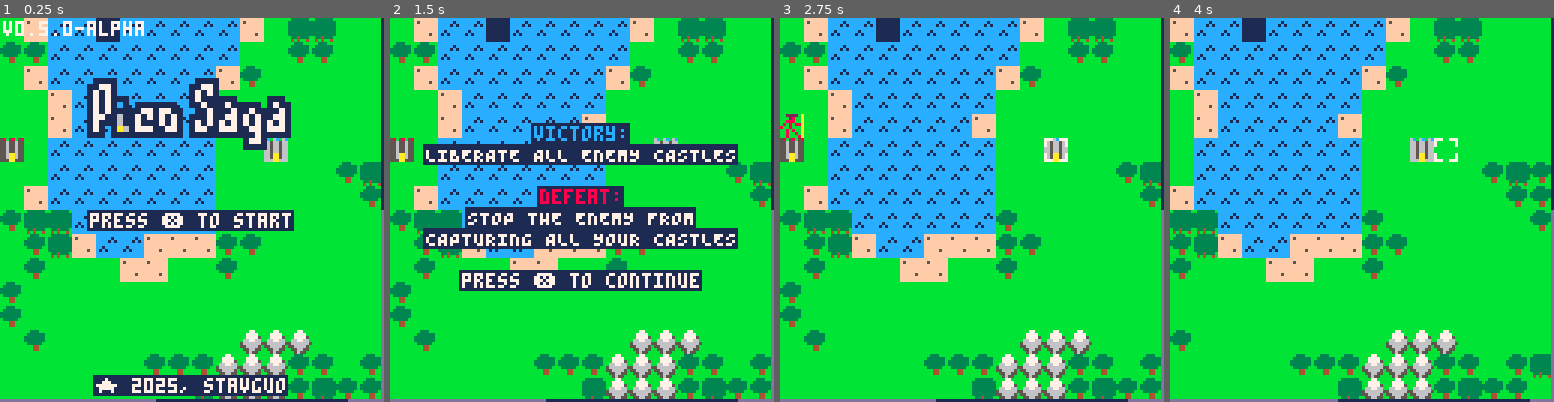
Above: before the commit, frames 1-4 (left to right).
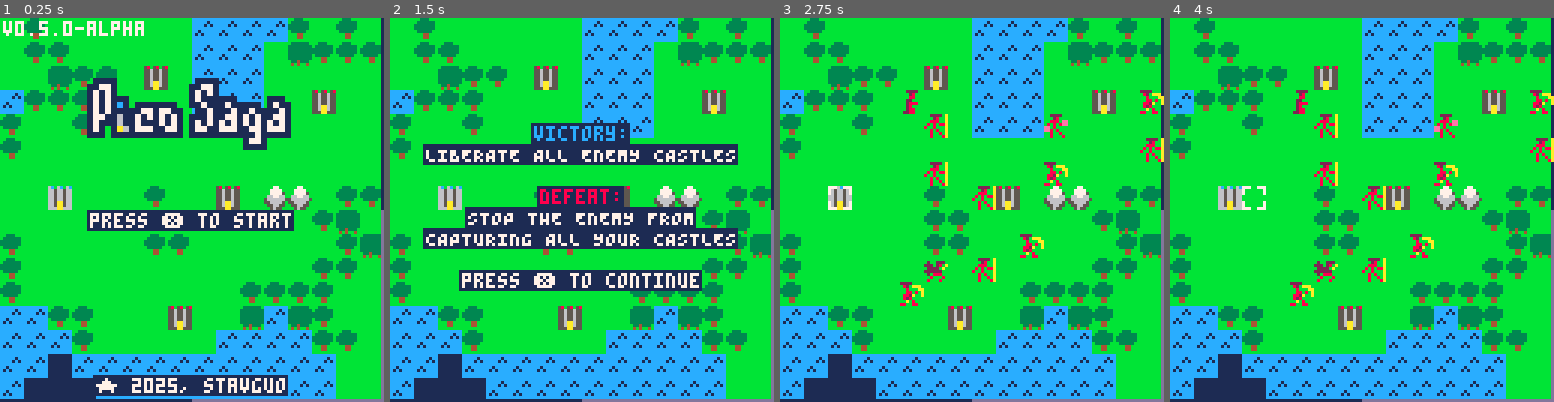
Above: after the commit, the same moments.

Repository: stavguo/pico-saga
Game: PICO-8 cartridge ftrpg.p8
The game is run twice, just before and just after one commit, with the same random seed, the same clock (stepped at 60 frames per second) and the same inputs.
Inputs:
- Up to frame 1 (0.25 s): no input
- Up to frame 2 (1.5 s): tap O (Z key) at 0.33, 0.7, 1.43 s; tap X (X key) at 1.07 s
- Up to frame 3 (2.75 s): hold Left 1.97-2.37 s; tap X (X key) at 2.07, 2.4, 2.73 s; tap O (Z key) at 2.22 s; hold Down from 2.42 s (still down)
- Up to frame 4 (4 s): release Down at 2.82 s; hold Right 2.87-3.53 s; tap X (X key) at 3.07, 3.4, 3.73 s; tap O (Z key) at 3.1, 3.98 s; hold Up from 3.58 s (still down)

The runs differ from the first frame. In frame 1, 48% of the frame differs, in the area x 0-100%, y 0-100%; in frame 2, 47%; in frame 3, 59%; in frame 4, 62%.

Commit message:
Made map width variable and removed sand

Diff:
--- a/ftrpg.p8
+++ b/ftrpg.p8
@@ -12,14 +12,14 @@
 #include src/fsm.lua
 #include src/main.lua
 __gfx__
-77700777bbbbbbbbccccccccbb333bbbb333333bffffffff11111111bbb77bbb6cb6cb6c58b58b58111111111d1dd1d1dddddddd011110000011110a11110000
-70000007bbbbbbbbccccc1ccb333333b33333333f5ffffff11111111bb7777bb66566566556556551dddddd11d1dd1d1dddddddd001cc00a0001c00a0c10aaa0
-70000007bbbbbbbbcccc1c1c3333333b33333333ffffffff11111111bb77775b66566566556556551dddddd11d1dd1d1dddddddd00cc00a000ccc00a00c000aa
+77700777bbbbbbbbccccccccbb333bbbb333333b5ffffff511111111bbb77bbb6cb6cb6c58b58b58111111111d1dd1d1dddddddd011110000011110a11110000
+70000007bbbbbbbbccccc1ccb333333b33333333ffffffff11111111bb7777bb66566566556556551dddddd11d1dd1d1dddddddd001cc00a0001c00a0c10aaa0
+70000007bbbbbbbbcccc1c1c3333333b33333333ff5ff5ff11111111bb77775b66566566556556551dddddd11d1dd1d1dddddddd00cc00a000ccc00a00c000aa
 00000000bbbbbbbbcccccccc3333333b33333333ffffffff11111111b667766b66566566556556551dddddd11d1dd1d1ddddddddc0c00a000c0c0cca00cc0c0a
 00000000bbbbbbbbcc1cccccb33333bb33333333ffffffff111111115666666566566566556556551dddddd11d1dd1d1ddddddddccccc000c00c000a0cc1a00a
-70000007bbbbbbbbc1c1ccccbbb44bbb33333333fffff5ff111111115566665b665aa566556aa6551dddddd11d1dd1d1dddddddd00c0000000c0c00a0c1c0000
+70000007bbbbbbbbc1c1ccccbbb44bbb33333333ff5ff5ff111111115566665b665aa566556aa6551dddddd11d1dd1d1dddddddd00c0000000c0c00a0c1c0000
 70000007bbbbbbbbccccccccbbb44bbbb334333bffffffff11111111b556655b665aa566556aa6551dddddd11d1dd1d1dddddddd0cccc00000c00c0a00a0c000
-77700777bbbbbbbbccccccccbbbbbbbbb4b4bb4bffffffff11111111bb5655bb666aa666555aa555111111111d1dd1d1ddddddddcc00cc0000c000cacc00cc00
+77700777bbbbbbbbccccccccbbbbbbbbb4b4bb4b5ffffff511111111bb5655bb666aa666555aa555111111111d1dd1d1ddddddddcc00cc0000c000cacc00cc00
 11110000001111000000000000111100000000000000000000000000000000000000000000000000000000000000000000000000000000000000000000000000
 01c0a0000001c000020011100001c000000000000000000000000000000000000000000000000000000000000000000000000000000000000000000000000000
 0c000a00000cc00022201c0a00ccc0ee000000000000000000000000000000000000000000000000000000000000000000000000000000000000000000000000
--- a/src/camera.lua
+++ b/src/camera.lua
@@ -8,7 +8,7 @@
     if (csy < dt) cam_y = (cursor_pos[2] - dt) * 8
     if (csy > db) cam_y = (cursor_pos[2] - db) * 8
     -- Clamp camera to map boundaries
-    cam_x, cam_y = mid(0, cam_x, 128), mid(0, cam_y, 128)
+    cam_x, cam_y = mid(0, cam_x, 0), mid(0, cam_y, 0)
     if snap then
         camera(cam_x, cam_y)
     else
--- a/src/castle.lua
+++ b/src/castle.lua
@@ -70,20 +70,20 @@
 
 function init_castles(c)
     local sections, actual = {
-        -- Row 1 (Top)
-        { x_start = 0,  x_end = 10,  y_start = 0,  y_end = 10,  targ = {5, 5} },   -- Top-Left
-        { x_start = 11, x_end = 20,  y_start = 0,  y_end = 10,  targ = {15, 5} },  -- Top-Middle
-        { x_start = 21, x_end = 31,  y_start = 0,  y_end = 10,  targ = {26, 5} },  -- Top-Right
+        -- Top row (y: 0-4)
+        {x_start=0, x_end=4, y_start=0, y_end=4, targ={2, 2}},    -- Top-left
+        {x_start=5, x_end=10, y_start=0, y_end=4, targ={7, 2}},   -- Top-center
+        {x_start=11, x_end=15, y_start=0, y_end=4, targ={13, 2}}, -- Top-right
 
-        -- Row 2 (Middle)
-        { x_start = 0,  x_end = 10,  y_start = 11, y_end = 20,  targ = {5, 15} },  -- Mid-Left
-        { x_start = 11, x_end = 20,  y_start = 11, y_end = 20,  targ = {15, 15} }, -- Center
-        { x_start = 21, x_end = 31,  y_start = 11, y_end = 20,  targ = {26, 15} }, -- Mid-Right
+        -- Middle row (y: 5-10)
+        {x_start=0, x_end=4, y_start=5, y_end=10, targ={2, 7}},    -- Mid-left
+        {x_start=5, x_end=10, y_start=5, y_end=10, targ={7, 7}},  -- Center
+        {x_start=11, x_end=15, y_start=5, y_end=10, targ={13, 7}},-- Mid-right
 
-        -- Row 3 (Bottom)
-        { x_start = 0,  x_end = 10,  y_start = 21, y_end = 31,  targ = {5, 26} },  -- Bottom-Left
-        { x_start = 11, x_end = 20,  y_start = 21, y_end = 31,  targ = {15, 26} }, -- Bottom-Middle
-        { x_start = 21, x_end = 31,  y_start = 21, y_end = 31,  targ = {26, 26} }, -- Bottom-Right
+        -- Bottom row (y: 11-15)
+        {x_start=0, x_end=4, y_start=11, y_end=15, targ={2, 13}},  -- Bottom-left
+        {x_start=5, x_end=10, y_start=11, y_end=15, targ={7, 13}},-- Bottom-center
+        {x_start=11, x_end=15, y_start=11, y_end=15, targ={13, 13}}-- Bottom-right
         -- { x_start = 0, x_end = 15, y_start = 0, y_end = 15, targ = {0,0} },
         -- { x_start = 16, x_end = 31, y_start = 0, y_end = 15, targ = {31,0} },
         -- { x_start = 0, x_end = 15, y_start = 16, y_end = 31, targ = {0,31} },
--- a/src/fsm.lua
+++ b/src/fsm.lua
@@ -69,7 +69,7 @@
                         change_state("move_unit", {unit=selected_unit, cursor=cursor, start=cursor})
                     end
                 else
-                    cursor, ui = update_cursor(cursor, 31, 31), {}
+                    cursor, ui = update_cursor(cursor, MAP_W - 1, MAP_W - 1), {}
                 end
             end
 
@@ -189,7 +189,7 @@
         update = function()
             local old_cursor = cursor
 
-            cursor = update_cursor(cursor, 31, 31)
+            cursor = update_cursor(cursor, MAP_W - 1, MAP_W - 1)
 
             if not traversable_tiles[cursor] then
                 cursor = old_cursor
@@ -201,7 +201,7 @@
             if btnp(4) then
                 local unit_at_tile = units[cursor]
                 if map_get(cursor) < 6 and not unit_at_tile or unit_at_tile == selected_unit then
-                    change_state("action_menu", {unit=selected_unit, cursor=cursor})
+                    change_state("action_menu", {unit=selected_unit, cursor=cursor, start=start})
                 end
             elseif btnp(5) then
                 change_state("overworld", {cursor=cursor})
@@ -219,7 +219,7 @@
     local ui, cursor, selected_unit, start, enemy_positions, c_idx
     return {
         enter = function(p)
-            selected_unit, cursor, start, ui = p.unit, p.cursor, p.cursor, {}
+            selected_unit, cursor, start, ui = p.unit, p.cursor, p.start, {}
             enemy_positions = get_tiles_within_distance(cursor, selected_unit.Atr, function (idx)
                 local unit = units[idx]
                 return unit and unit.team == "enemy"
@@ -271,7 +271,7 @@
         update = function()
             ui = {}
 
-            cursor = update_cursor(cursor, 31, 31)
+            cursor = update_cursor(cursor, MAP_W - 1, MAP_W - 1)
             update_camera(cursor)
 
             if attackable_units[cursor] then
--- a/src/globals.lua
+++ b/src/globals.lua
@@ -1,9 +1,11 @@
+MAP_W = 16
+
 TERRAIN_TYPES = {
     [1] = "plains", -- PLAINS
     [2] = "shoal" , -- SHOAL
     [3] = "forest" , -- FOREST
     [4] = "thicket" , -- THICKET
-    [5] = "sand" , -- SAND
+    [5] = "road" , -- ROAD
     [6] = "sea", -- Sea
     [7] = "cliff", -- Mountain
 }
@@ -13,7 +15,7 @@
     [3] = 2 , -- FOREST
     [4] = 4 , -- THICKET
     [2] = 4 , -- SHOAL
-    [5] = 2 , -- SAND
+    [5] = 0.5 , -- ROAD
 }
 
 -- Terrain Effects on Hit Rate
@@ -21,22 +23,24 @@
     [3] = 20, -- Forest
     [4] = 30, -- Thicket
     [2] = 10,  -- Shoal
-    [5] = 5,  -- Sand
+    [5] = -10,  -- Road
     [6] = 20, -- Sea
     [7] = 20, -- Mountain
 }
 
 LAYERS = {
-    { 1 / 16, 1 },
-    { 1 / 8,  1 / 2 },
-    { 1 / 4,  1 / 4 },
-    { 1 / 2,  1 / 8 }
+    -- { 1 / 16, 1 },
+    { 1 / 8,  1 },
+    { 1 / 4,  1 / 2 },
+    { 1 / 2,  1 / 4 },
+    { 1 ,  1 / 8 }
 }
 
 TREE_LAYERS = {
     --{ 1 / 8,  1 },
     { 1 / 4,  1 },
-    { 1 / 2,  1 / 2 }
+    { 1 / 2,  1 / 2 },
+    { 1 ,  1 / 4 }
 }
 
 UNIT_STATS = {
@@ -104,12 +108,12 @@
 
 -- translate a 2d x,y coordinate to a 1d index and back again
 function vectoindex(vec)
-    return vec[2] * 32 + vec[1] + 1
+    return vec[2] * MAP_W + vec[1] + 1
 end
 
 function indextovec(index)
     local i = index - 1
-    local x, y = i % 32, i \ 32
+    local x, y = i % MAP_W, i \ MAP_W
     return {x,y}
 end
 
--- a/src/terrain.lua
+++ b/src/terrain.lua
@@ -1,8 +1,8 @@
 function init_terrain(noise_fn, tree_fn)
     local PRUNE_PROBABILITY = 0.2  -- 20% chance to prune a forest/thicket into plains
 
-    for y = 0, 31 do
-        for x = 0, 31 do
+    for y = 0, MAP_W - 1 do
+        for x = 0, MAP_W - 1 do
             local h, td = 0, 0
             -- Calculate terrain height using noise_fn
             for l in all(LAYERS) do
@@ -20,8 +20,6 @@
                 mset(x, y, 6) -- sea
             elseif h < -0.2 then
                 mset(x, y, 2) -- shoal
-            elseif h < -0.1 then
-                mset(x, y, 5) -- sand
             elseif h < 0.8 then
                 -- Determine forest/thicket/plains based on tree density (td)
                 if td <= 0.3 then
--- a/src/unit.lua
+++ b/src/unit.lua
@@ -55,7 +55,7 @@
 
     for i=1,#d do
         local x,y=v[1]+d[i][1],v[2]+d[i][2]
-        if x>=0 and x<32 and y>=0 and y<32 then
+        if x>=0 and x<MAP_W and y>=0 and y<MAP_W then
             local ni=vectoindex({x,y})
             if not f or f(ni) then add(n,ni) end
         end
@@ -129,7 +129,7 @@
     for x = start[1] - max_distance, start[1] + max_distance do
         for y = start[2] - max_distance, start[2] + max_distance do
             -- Check if the tile is within bounds (0,0 to 31,31)
-            if x >= 0 and x < 32 and y >= 0 and y < 32 then
+            if x >= 0 and x < MAP_W and y >= 0 and y < MAP_W then
                 -- Calculate Manhattan distance
                 local distance = abs(x - start[1]) + abs(y - start[2])
                 -- Add to result if within max_distance
@@ -224,7 +224,7 @@
 
     for _,unit in pairs(units) do
         if unit.team == "enemy" and not unit.exhausted then
-            local priority = -(unit.y * 32 + unit.x)
+            local priority = -(unit.y * MAP_W + unit.x)
             insert(sorted_enemies, unit, priority)
         end
     end
